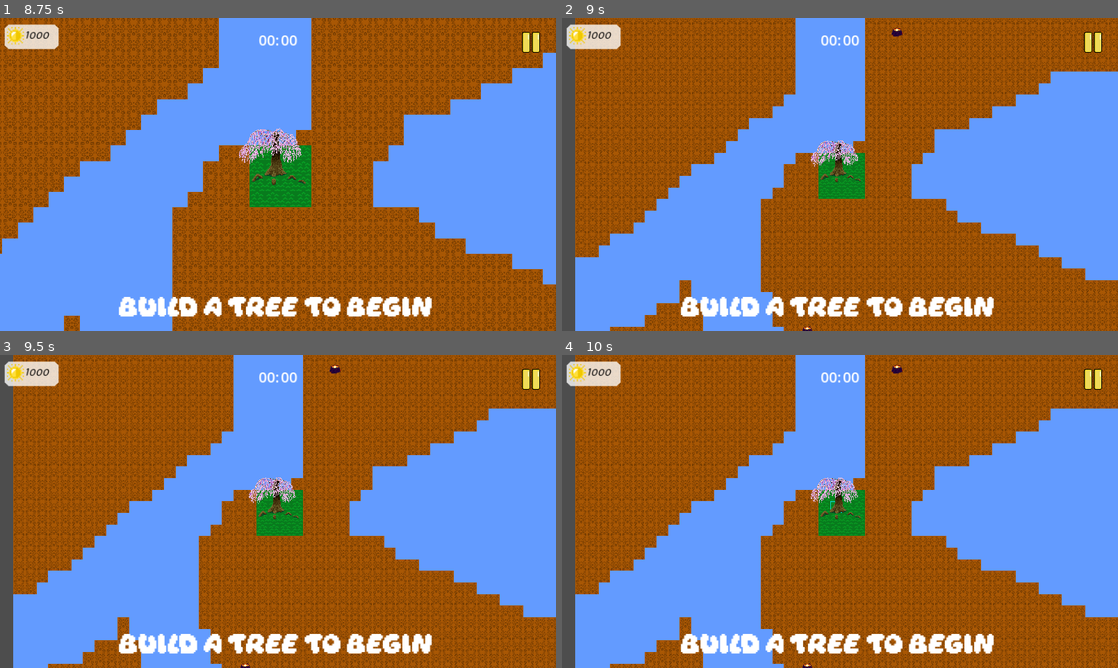
Above: before the commit, frames 1-4 (two rows, left to right).
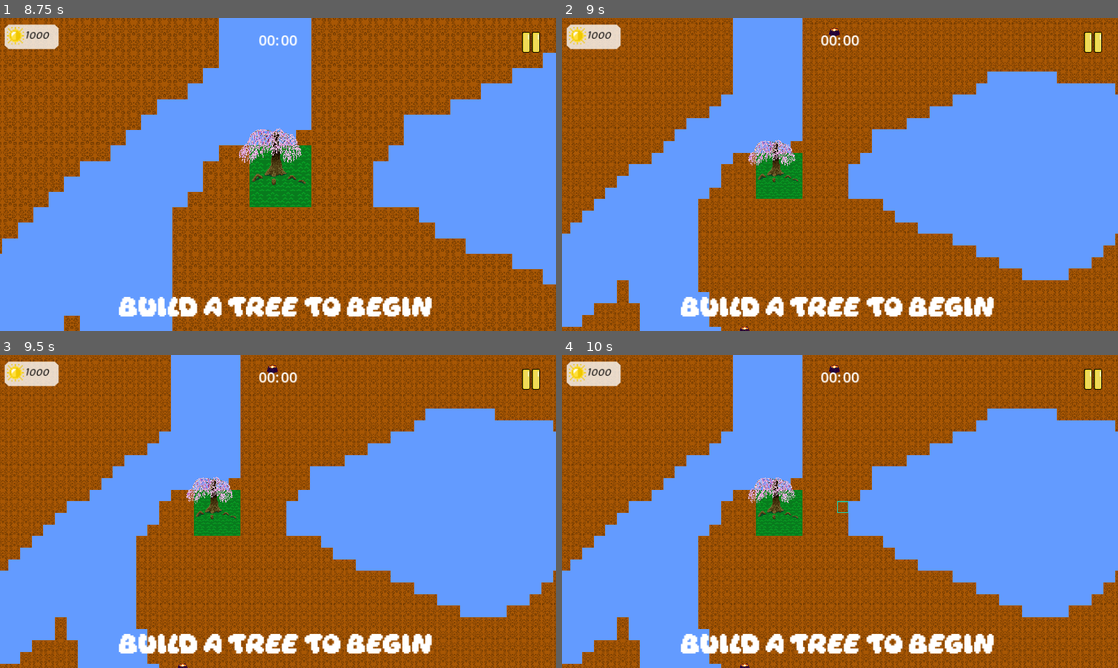
Above: after the commit, the same moments.

Repository: nmarch213/piratejam
Game: Godot game, scene res://ui/main_menu/main_menu.tscn
Two runs of this game, one before a commit and one after it. Both use one fixed random seed, a clock stepped at 60 frames per second and the inputs below.
Inputs (mouse positions are in pixels of both pictures, inside the frame that each line leads up to):
- Up to frame 1 (8.75 s): move the mouse to (400, 158) at 0.52 s; right-click (400, 158) at 0.6 s; click (400, 158) at 0.67 s; drag from (166, 190) to (250, 237) at 1.27 s; move the mouse to (333, 105) at 2.02 s; hold Mouse wheel down (zoom out) 2.03-2.75 s; click (333, 105) at 2.17 s; drag from (250, 237) to (111, 127) at 2.77 s; move the mouse to (444, 221) at 3.52 s; hold Mouse wheel up (zoom in) 3.53-4.25 s; click (444, 221) at 3.67 s; drag from (111, 127) to (194, 96) at 4.27 s; move the mouse to (305, 174) at 5.02 s; right-click (305, 174) at 5.1 s; click (305, 174) at 5.17 s; drag from (194, 96) to (166, 190) at 5.77 s; click "Begin" at 6.5 s; click "Begin" at 7.25 s; click "Begin" at 8 s
- Up to frame 2 (9 s): move the mouse to (962, 158) at 8.77 s; hold Mouse wheel down (zoom out) from 8.78 s (still down); click (962, 158) at 8.92 s
- Up to frame 3 (9.5 s): keep holding Mouse wheel down (zoom out)
- Up to frame 4 (10 s): release Mouse wheel down (zoom out) at 9.5 s; tap Enter at 9.5 s; drag from (728, 527) to (840, 511) at 9.52 s

Frame 1 is identical in both runs. In frame 2, 47% of the frame differs, in the area x 0-100%, y 0-100%; in frame 3, 47%; in frame 4, 47%.

Commit message:
Add player camera limits

Diff:
--- a/core/camera/PlayerCamera.gd
+++ b/core/camera/PlayerCamera.gd
@@ -1,9 +1,18 @@
 extends Camera2D
+@onready var tile_map: TileMap = $"../TileMap"
 
 var dragging = false
 var drag_start
 var screen_start
 var can_move_camera = true
+
+func _ready():
+	var map_limits: Rect2i = tile_map.get_used_rect()
+	var map_cellsize = tile_map.rendering_quadrant_size
+	limit_left = (map_limits.position.x * map_cellsize) + 200
+	limit_right = limit_left + 2000
+	limit_top = map_limits.position.y * map_cellsize
+	limit_bottom = limit_top + 1500
 
 # Called every frame. 'delta' is the elapsed time since the previous frame.
 func _input(event):
